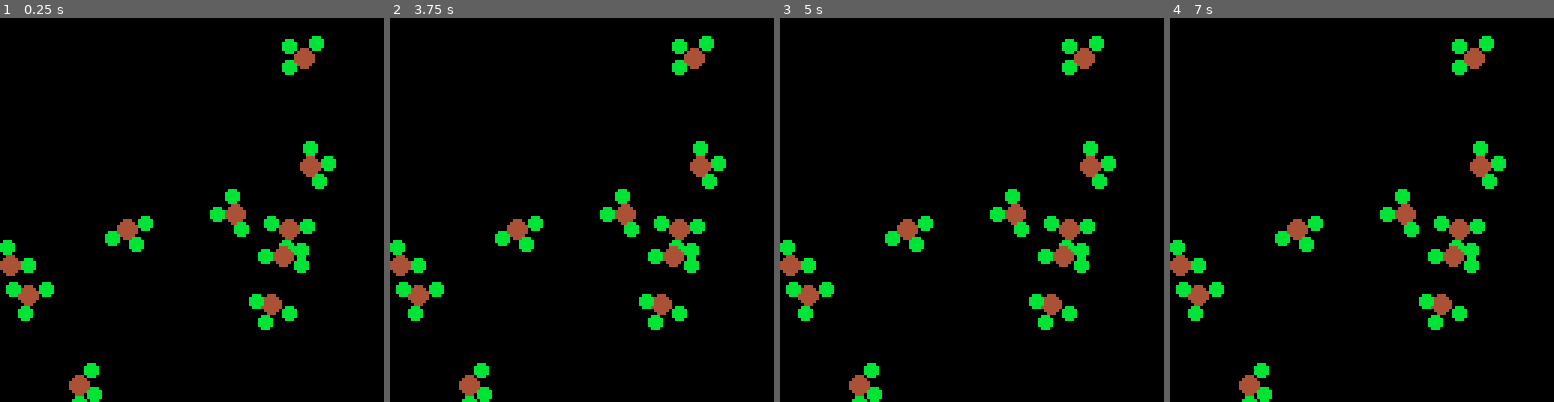
Above: before the commit, frames 1-4 (left to right).
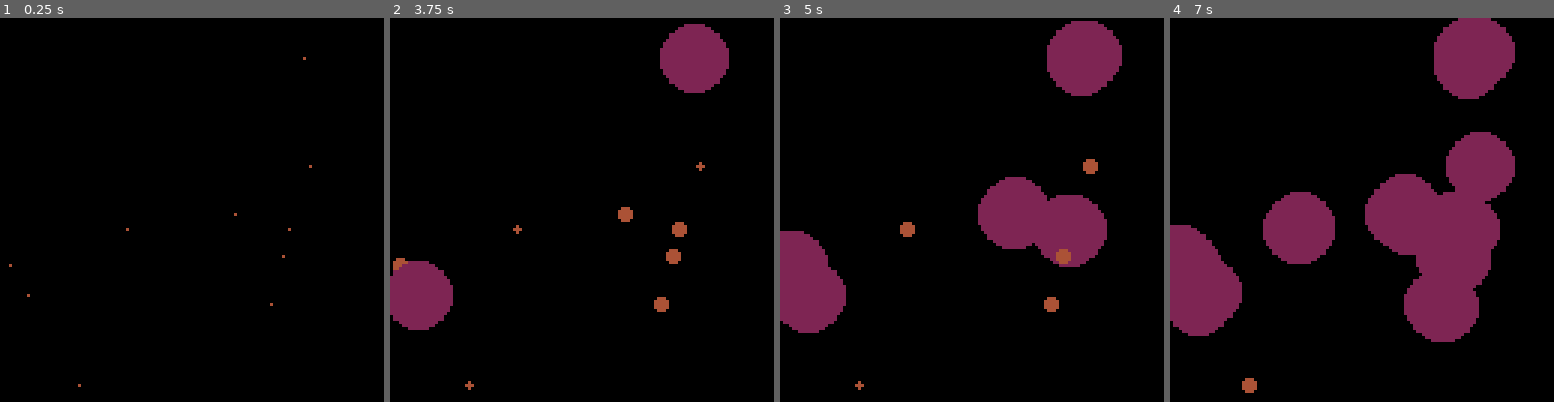
Above: after the commit, the same moments.

Repository: erwinbonsma/WhereToRootPico8
Game: PICO-8 cartridge wheretoroot.p8
The game is run twice, just before and just after one commit, with the same random seed, the same clock (stepped at 60 frames per second) and the same inputs.
Inputs:
- Up to frame 1 (0.25 s): no input
- Up to frame 2 (3.75 s): no input
- Up to frame 3 (5 s): no input
- Up to frame 4 (7 s): no input

The runs differ from the first frame. In frame 1, 5.7% of the frame differs, in the area x 0-88%, y 4-100%; in frame 2, 8.6%; in frame 3, 14%; in frame 4, 23%, in the area x 0-90%, y 0-100%.

Commit message:
Add basic tree grow animation

Diff:
--- a/wheretoroot.p8
+++ b/wheretoroot.p8
@@ -148,7 +148,7 @@
  o.x=x
  o.y=y
  o.r=o.r or 3
- o.growrate=0.1
+ o.growrate=0.05+rnd(0.1)
  o.maxseeds=o.maxseeds or 3
  o.color=o.color or 4
 
@@ -161,14 +161,27 @@
  return o
 end
 
+function tree:update()
+ self.age+=self.growrate/30
+ return self.age>1
+end
+
 function tree:draw()
+ --draw trunk
+ local r=self.r*min(
+  1,self.age*2
+ )
  circfill(
-  self.x,self.y,self.r,self.color
- )
+  self.x,self.y,r,self.color
+ )
+ if (self.age<0.5) return
+
+ --draw leaves
+ r=(self.age-0.5)*2*self.r
  for a in all(self.seed_angles) do
-  local x=self.x+cos(a)*self.r*2
-  local y=self.y+sin(a)*self.r*2
-  circfill(x,y,2,11)
+  local x=self.x+cos(a)*r
+  local y=self.y+sin(a)*r
+  circfill(x,y,11,2)
  end
 end
 
@@ -191,13 +204,19 @@
 end
 
 function _update()
+ for i=#trees,1,-1 do
+  local destroy=trees[i]:update()
+  if destroy then
+   grid:del(trees[i])
+   trees[i]=trees[#trees]
+   deli(trees,#trees)
+  end
+ end
 end
 
 function _draw()
  cls()
- for t in all(trees) do
-  t:draw()
- end
+ foreach(trees,tree.draw)
 end
 
 __gfx__
